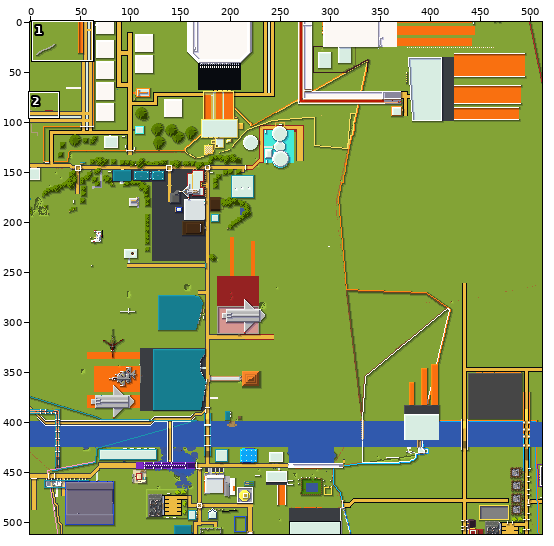
File history of a sprite sheet, tiles/0,1.png. Above: a wide view before the commit, with the close-up outlined.
Close-up. Earlier state:
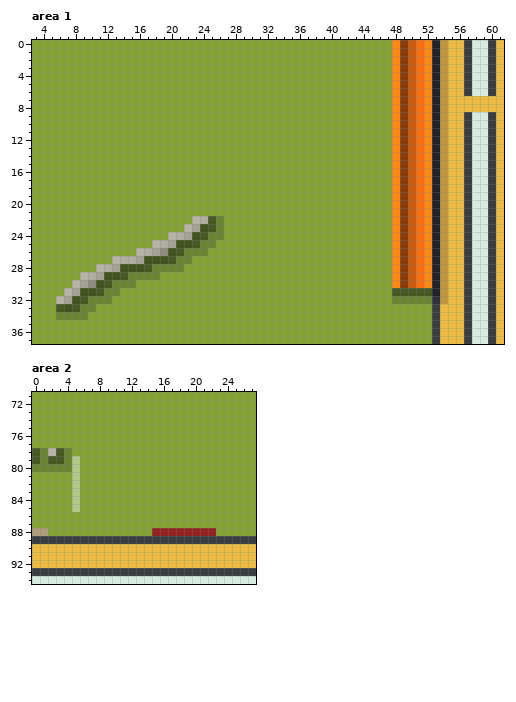
The file is 512x512 pixels. Colours within 5 levels of each other are drawn and written as one. Shown: area 1: x 3..61, y 0..37; area 2: x 0..27, y 71..94. The commit also changed other parts of the picture, which this record leaves out.
After the commit:
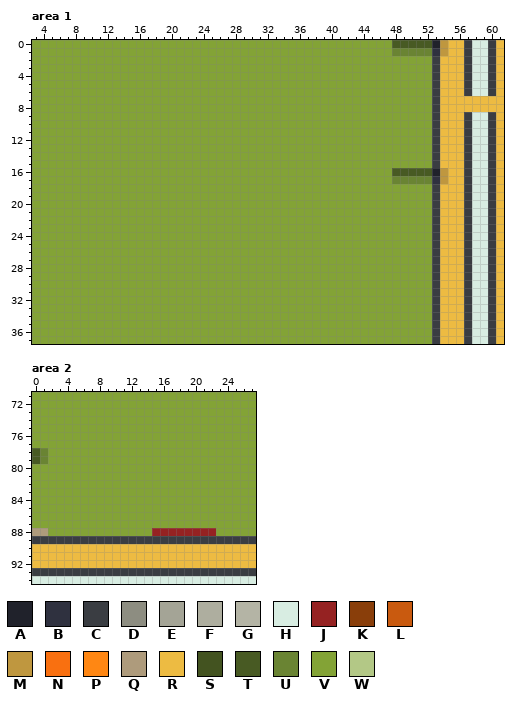
Palette (. is transparent): A #20222b  B #2f313f  C #3a3d42  D #8d8d81  E #a4a496  F #aeae9f  G #b4b4a5  H #d8ede2  J #952222  K #893e0a  L #c95a0f  M #bf973f  N #f97010  P #ff8713  Q #ae9b7c  R #edbb42  S #435320  T #485a23  U #6a8433  V #83a336  W #b3c886
The edit:
Area 1:
Colour A gives way to colour B in row 1 at x 53; in row 17 at x 53.
Colour A gives way to colour C in rows 2 to 15 at x 53; in rows 18 to 31 at x 53.
Colour B gives way to colour C in row 32 at x 53.
Colour M gives way to colour R in rows 2 to 15 at x 54; in rows 18 to 32 at x 54.
Colour K gives way to colour T in row 0 at x 49; in row 16 at x 49.
Colour L gives way to colour T in row 0 at x 50; in row 16 at x 50.
Colour N gives way to colour T in row 0 at x 51; in row 16 at x 51.
Colour P gives way to colour T in row 0 at x 48 and 52; in row 16 at x 48 and 52.
Colour K gives way to colour U in row 1 at x 49; in row 17 at x 49.
Colour L gives way to colour U in row 1 at x 50; in row 17 at x 50.
Colour N gives way to colour U in row 1 at x 51; in row 17 at x 51.
Colour P gives way to colour U in row 1 at x 48 and 52; in row 17 at x 48 and 52.
Colour D gives way to colour V in row 26 at x 19; in row 30 at x 10.
Colour E gives way to colour V in row 23 at x 23; in row 24 at x 22; in row 25 at x 20; in row 26 at x 18; in row 27 at x 16; in row 28 at x 13.
Colour E gives way to colour V in row 29 at x 11; in row 30 at x 9; in row 31 at x 8; in row 32 at x 7.
Colour F gives way to colour V in row 22 at x 24; in row 24 at x 21; in row 25 at x 19; in row 26 at x 17; in row 27 at x 14 to 15; in row 28 at x 12.
Colour F gives way to colour V in row 29 at x 10.
Colour G gives way to colour V in row 22 at x 23; in row 23 at x 22; in row 24 at x 20; in row 25 at x 18; in row 26 at x 16; in row 27 at x 13.
Colour G gives way to colour V in row 28 at x 11; in row 29 at x 9; in row 30 at x 8; in row 31 at x 7; in row 32 at x 6.
Colour K gives way to colour V in rows 2 to 15 at x 49; in rows 18 to 30 at x 49.
Colour L gives way to colour V in rows 2 to 15 at x 50; in rows 18 to 30 at x 50.
Colour N gives way to colour V in rows 2 to 15 at x 51; in rows 18 to 30 at x 51.
Colour P gives way to colour V in rows 2 to 15 at x 48 and 52; in rows 18 to 30 at x 48 and 52.
Colour S gives way to colour V in row 23 at x 24; in row 24 at x 23; in row 25 at x 21 to 22; in row 26 at x 20; in row 27 at x 17 to 19; in row 28 at x 14 to 16.
Colour S gives way to colour V in row 29 at x 12 to 13; in row 30 at x 11; in row 31 at x 9 to 10; in row 32 at x 8; in row 33 at x 7.
Colour T gives way to colour V in rows 22 to 23 at x 25; in row 24 at x 24; in row 25 at x 23; in row 26 at x 21; in row 27 at x 20; in row 28 at x 17.
Colour T gives way to colour V in row 29 at x 14; in row 30 at x 12; in row 31 at x 11 and 48 to 52; in row 32 at x 9; in row 33 at x 6 and 8.
Colour U gives way to colour V in rows 22 to 23 at x 26; in row 24 at x 25 to 26; in row 25 at x 24 to 25; in row 26 at x 22 to 24; in row 27 at x 21 to 22; in row 28 at x 18 to 21.
Colour U gives way to colour V in row 29 at x 15 to 18; in row 30 at x 13 to 15; in row 31 at x 12 to 13; in row 32 at x 10 to 12 and 48 to 52; in row 33 at x 9 to 10; in row 34 at x 6 to 9.
Area 2:
Colour G gives way to colour V in row 78 at x 2.
Colour T gives way to colour V in row 78 at x 3; in row 79 at x 2 to 3.
Colour U gives way to colour V in rows 78 to 79 at x 4; in row 80 at x 0 to 4.
Colour W gives way to colour V in rows 79 to 85 at x 5.
Boxes around the changes in both close-ups, in picture pixels (x1, y1, x2, y2):
changed: (392, 40, 448, 304)
changed: (56, 216, 224, 320)
changed: (32, 448, 80, 512)
